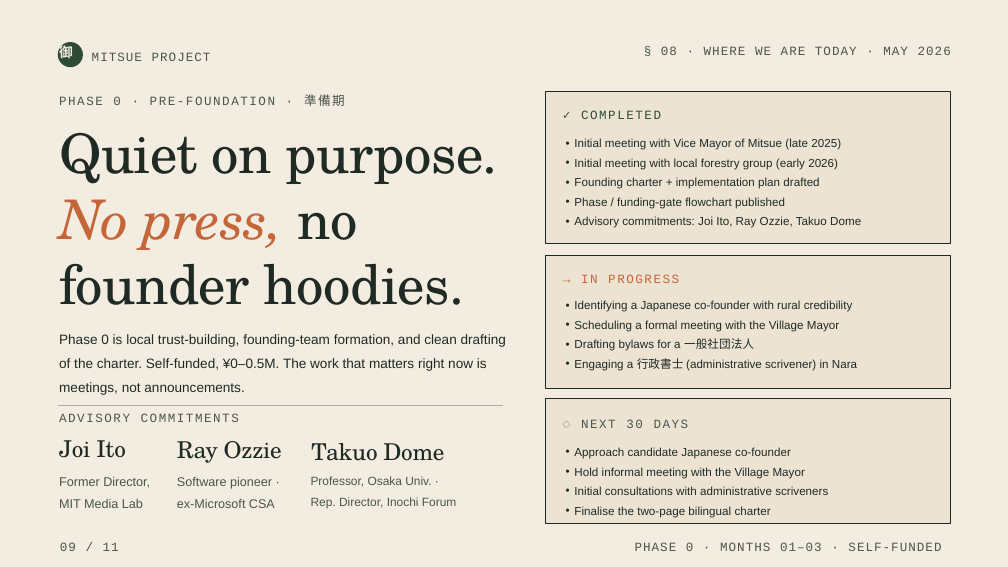
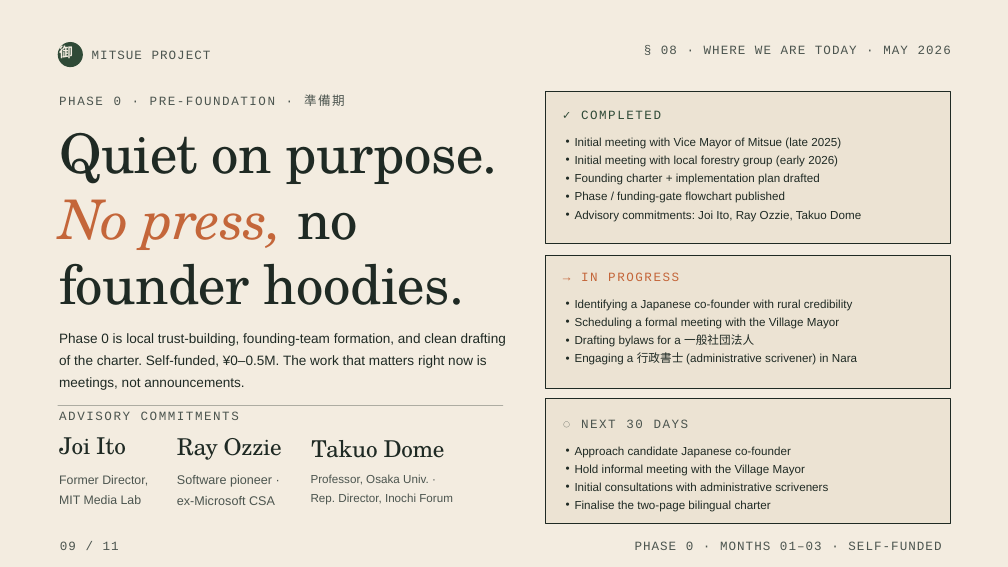
Before and after one commit to robouden/mitsue-ai-data-center, a slide deck: slide 9 of Mitsue Project Presentation.pptx. Drawn at 1008x567 pixels with LibreOffice and Linux fonts; fonts in the diff are those of the drawing. Boxes give left, top, right and bottom in pixels: in the first picture for what was removed or moved away, otherwise in the second. Text is boxed around its words. In the diff, an @@ line names an element or a change of style, - is before the commit and + after.

```diff
--- a/Mitsue Project Presentation.pptx
+++ b/Mitsue Project Presentation.pptx
@@ text "Phase 0 is local trust-building, ..." at <box>59,333,506,390</box>: line spacing 1.45 to 1.35 @@
@@ line spacing 1 to 0.9 in 8 elements at <box>92,50,211,59</box>, <box>661,45,951,54</box>, <box>59,411,239,420</box>, <box>59,437,126,455</box>, <box>177,438,282,460</box>, <box>581,272,679,281</box>, <box>635,541,941,550</box>, <box>311,440,445,458</box> @@
@@ line spacing 1.4 to 1.3 in 3 elements at <box>575,137,861,221</box>, <box>575,334,857,365</box>, <box>575,446,828,512</box> @@
@@ text "Former Director," at <box>59,475,148,504</box>: size 18.1 to 17.6 pt; line spacing 1.44 to 1.35 @@
@@ text "Software pioneer ·" at <box>177,475,275,505</box>: line spacing 1.45 to 1.35 @@
@@ text "Professor, Osaka Univ. ·" at <box>311,474,453,505</box>: size 17.1 to 16.6 pt; line spacing 1.44 to 1.35 @@
```
Also in this commit, not shown: 11 other slides changed, 33 other files.
